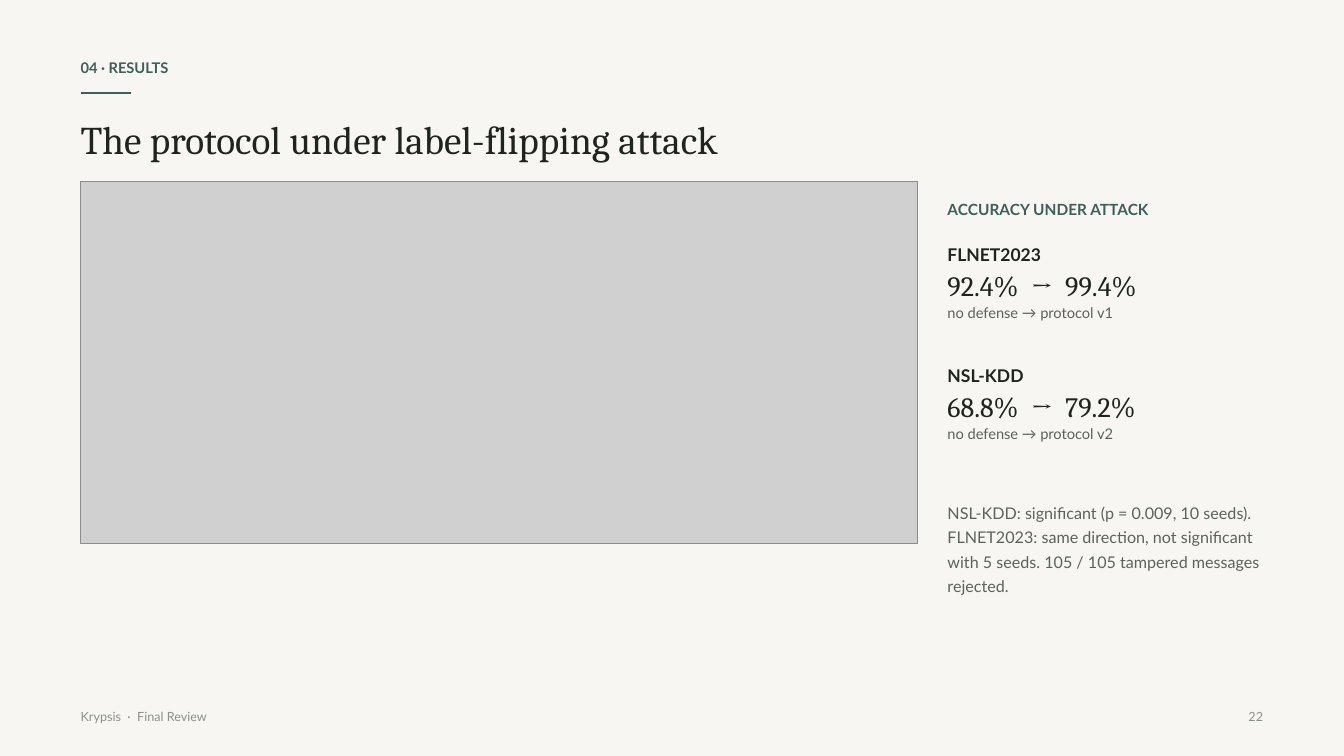
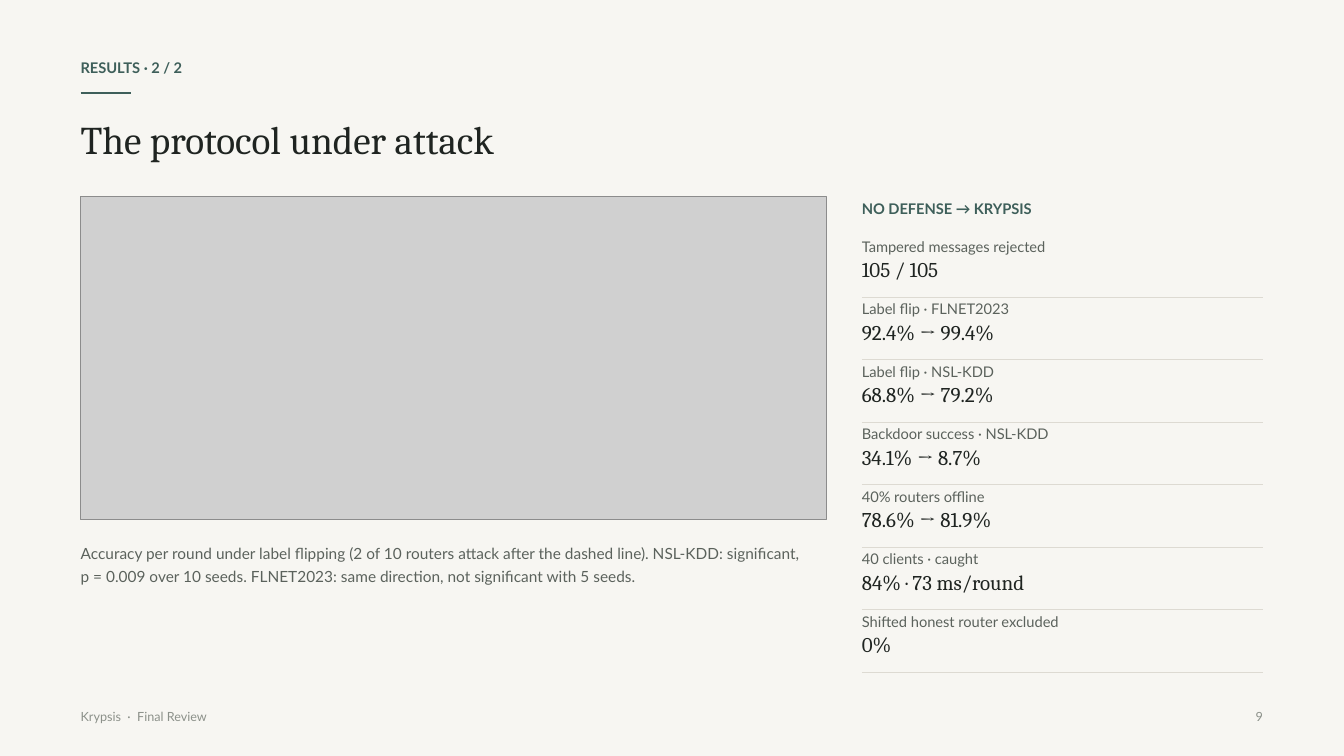
Before and after one commit to Vinudharshini18/Krypsis-A-network-intrusion-detection-system, a slide deck: slide 9 of presentation/Krypsis_Final_Review.pptx (slide 22 before the commit). Drawn at 1344x756 pixels with LibreOffice and Linux fonts; fonts in the diff are those of the drawing; grey boxes stand for pictures. Boxes give left, top, right and bottom in pixels: in the first picture for what was removed or moved away, otherwise in the second. Text is boxed around its words. In the diff, an @@ line names an element or a change of style, - is before the commit and + after.

```diff
--- a/presentation/Krypsis_Final_Review.pptx
+++ b/presentation/Krypsis_Final_Review.pptx
@@ text at (81, 62, 183, 73): text changed @@
-04 · RESULTS
+RESULTS · 2 / 2
@@ text at (81, 126, 494, 163): text changed @@
-The protocol under label-flipping attack
+The protocol under attack
@@ picture: place and size @@
-picture at (81, 181, 918, 543)
+picture at (81, 197, 827, 519)
@@ text at (862, 203, 1032, 214): text changed; text colour #1F2421 to #3E5F5A; bold on @@
-FLNET2023
-92.4% → 99.4%
-no defense → protocol v1
+NO DEFENSE → KRYPSIS
@@ text added at (862, 241, 1045, 277), 10.5 pt, text #5B625C @@
+Tampered messages rejected
+105 / 105
@@ line added from (862, 297) to (1263, 297), #DDDAD2 0.5 pt @@
@@ text added at (862, 303, 1009, 341), 10.5 pt, text #5B625C @@
+Label flip · FLNET2023
+92.4% → 99.4%
@@ text at (862, 366, 994, 380): text changed; size 12.5 to 10.5 pt; text colour #1F2421 to #5B625C; bold off @@
-NSL-KDD
+Label flip · NSL-KDD
@@ text at (862, 387, 994, 403): size 20 to 15 pt in "68.8% → 79.2%"; line spacing 1.1 to 1.05 @@
@@ text "Label flip · NSL-KDD": place and size @@
-text "Label flip · NSL-KDD" at (947, 369, 1135, 442)
+text "Label flip · NSL-KDD" at (862, 366, 994, 403)
@@ line added from (862, 360) to (1263, 360), #DDDAD2 0.5 pt @@
@@ line added from (862, 422) to (1263, 422), #DDDAD2 0.5 pt @@
@@ text added at (862, 428, 1049, 466), 10.5 pt, text #5B625C @@
+Backdoor success · NSL-KDD
+34.1% → 8.7%
@@ text at (947, 428, 1113, 442): paragraph removed @@
-no defense → protocol v2
@@ line added from (862, 485) to (1263, 485), #DDDAD2 0.5 pt @@
@@ text added at (862, 491, 991, 528), 10.5 pt, text #5B625C @@
+40% routers offline
+78.6% → 81.9%
@@ text removed at (947, 507, 1260, 595) @@
-NSL-KDD: significant (p = 0.009, 10 seeds). FLNET2023: same direction, not significant with 5 seeds. 105 / 105 tampered messages rejected.
@@ text at (81, 547, 799, 585): text changed; text colour #3E5F5A to #5B625C; bold off @@
-ACCURACY UNDER ATTACK
+Accuracy per round under label flipping (2 of 10 routers attack after the dashed line). NSL-KDD: significant, p = 0.009 over 10 seeds. FLNET2023: same direction, not significant with 5 seeds.
@@ line added from (862, 547) to (1263, 547), #DDDAD2 0.5 pt @@
@@ text added at (862, 553, 1025, 593), 10.5 pt, text #5B625C @@
+40 clients · caught
+84% · 73 ms/round
@@ line added from (862, 610) to (1263, 610), #DDDAD2 0.5 pt @@
@@ text added at (862, 616, 1058, 653), 10.5 pt, text #5B625C @@
+Shifted honest router excluded
+0%
@@ line added from (862, 673) to (1263, 673), #DDDAD2 0.5 pt @@
@@ text at (1256, 712, 1263, 721): text changed @@
-22
+9
```
Also in this commit, not shown: 4 other slides changed, 6 slides added, 28 slides removed, 1 other file.
